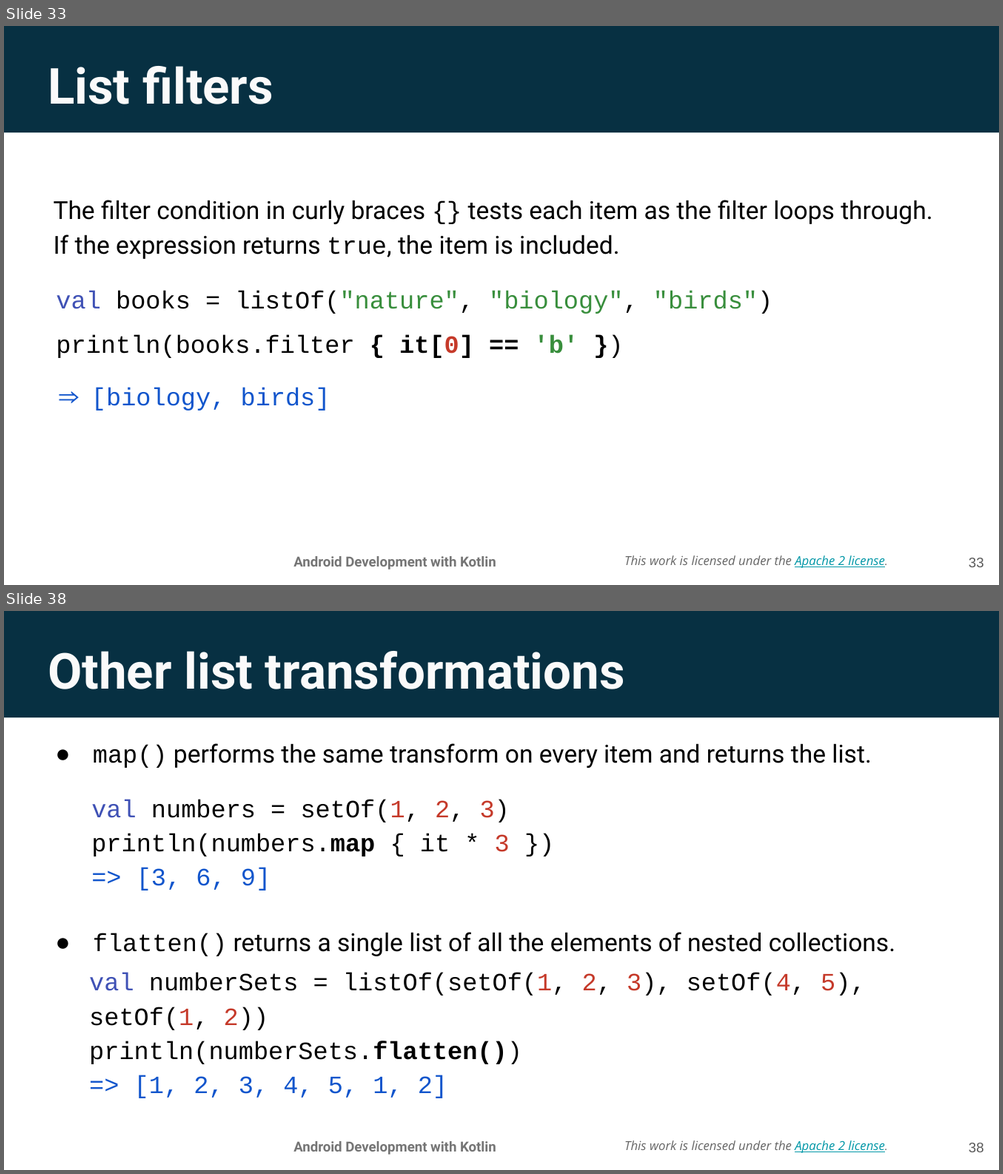
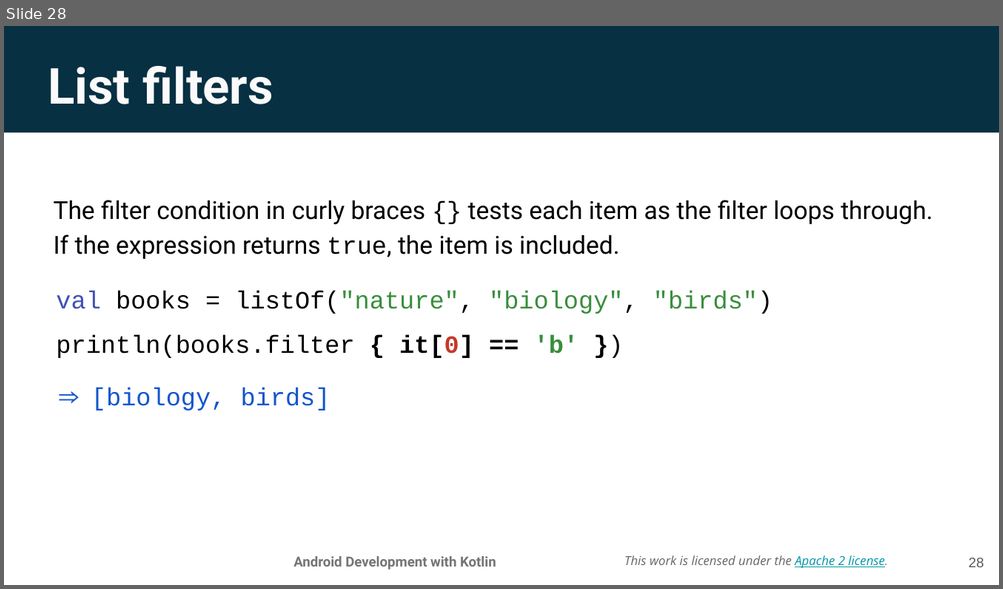
Before and after one commit to aadityaguptaa/Android-Bootcamp-PSNA, a slide deck: Day-0/Lesson 2_ Functions.pptx. Shown one above the other, each under a label of ours: slides 33 and 38 before the commit, slide 28 after it; the slides between them are not shown. The pictures are 1003x1174 and 1003x589 pixels, drawn with LibreOffice and Linux fonts; fonts in the diff are those of the drawing; background and template pictures are left out. Boxes give left, top, right and bottom in pixels: in the first picture for what was removed or moved away, otherwise in the second. Text is boxed around its words. In the diff, an @@ line names an element or a change of style, - is before the commit and + after.

```diff
--- a/Day-0/Lesson 2_ Functions.pptx
+++ b/Day-0/Lesson 2_ Functions.pptx
@@ slide 38 removed at <box>4,611,999,1170</box>, background picture (left out); not listed: 3 template elements that a slide beside it also shows @@
@@ title removed at <box>48,651,625,689</box> @@
-Other list transformations
@@ text removed at <box>93,743,871,768</box> @@
-● map() performs the same transform on every item and returns the list.
@@ text removed at <box>91,799,509,891</box> @@
-val numbers = setOf(1, 2, 3)
-println(numbers.map { it * 3 })
-=> [3, 6, 9]
@@ text removed at <box>93,932,895,957</box> @@
-● flatten() returns a single list of all the elements of nested collections.
@@ text removed at <box>89,973,865,1099</box> @@
-val numberSets = listOf(setOf(1, 2, 3), setOf(4, 5), setOf(1, 2))
-println(numberSets.flatten())
-=> [1, 2, 3, 4, 5, 1, 2]
@@ page number removed at <box>968,1143,984,1153</box> @@
-38
@@ what was slide 33 is now slide 28 @@
@@ page number at <box>968,558,984,568</box>: text changed @@
-33
+28
```
Also in this commit, not shown: 3 slides changed, 9 other slides removed, 1 other file.
